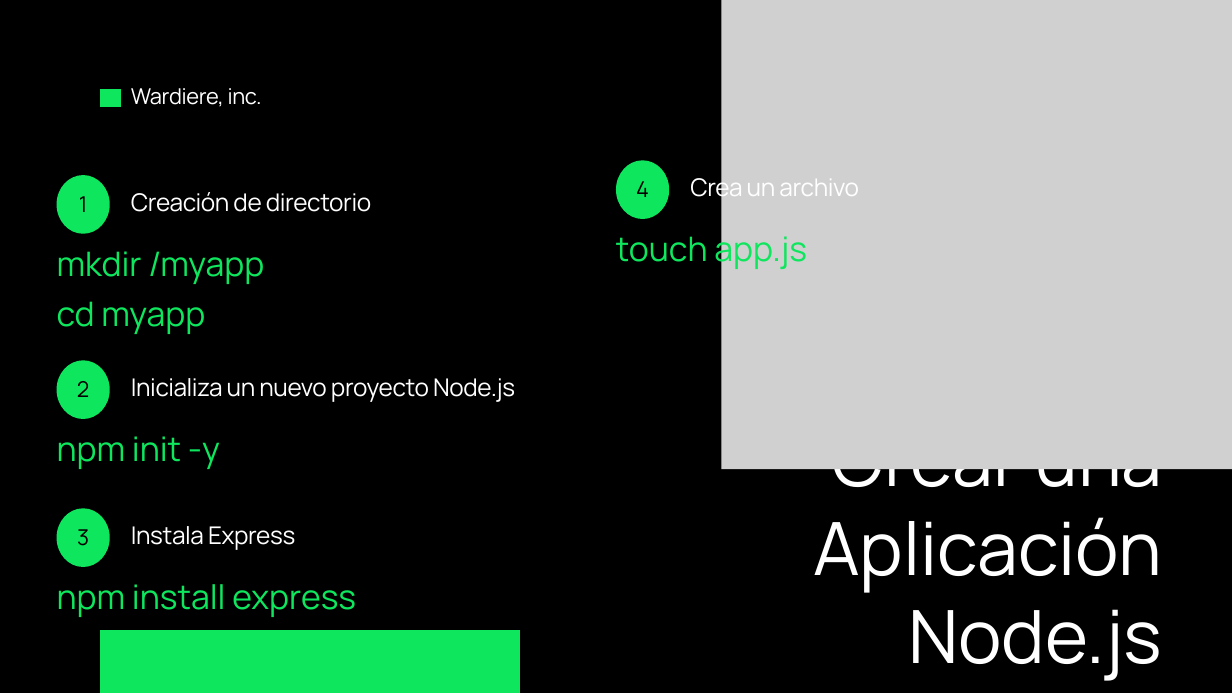
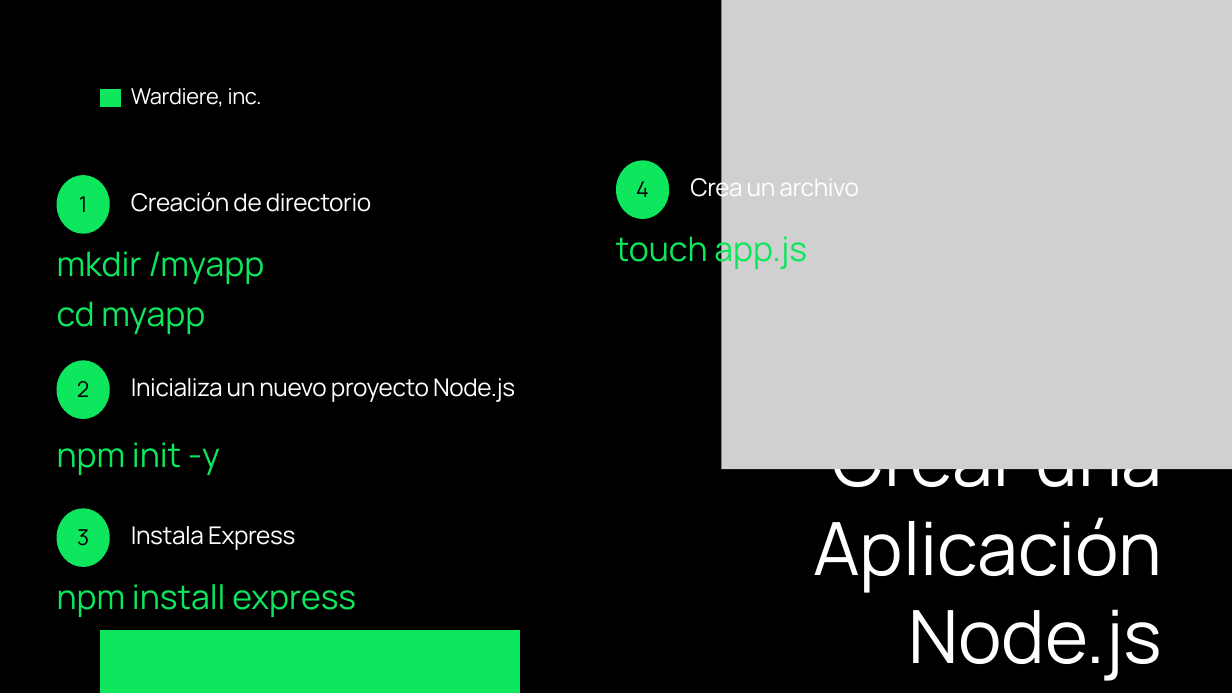
Before and after one commit to EndrosSage/operativo, a slide deck: slide 8 of Servidor Proxy inverso.pptx. Drawn at 1232x693 pixels with LibreOffice and Linux fonts; fonts in the diff are those of the drawing; grey boxes stand for pictures. Boxes give left, top, right and bottom in pixels: in the first picture for what was removed or moved away, otherwise in the second. Text is boxed around its words. In the diff, an @@ line names an element or a change of style, - is before the commit and + after.

```diff
--- a/Servidor Proxy inverso.pptx
+++ b/Servidor Proxy inverso.pptx
@@ text "npm init -y": place and size @@
-text "npm init -y" at [57, 436, 220, 469]
+text "npm init -y" at [57, 442, 220, 475]
```
Also in this commit, not shown: 1 other file.
